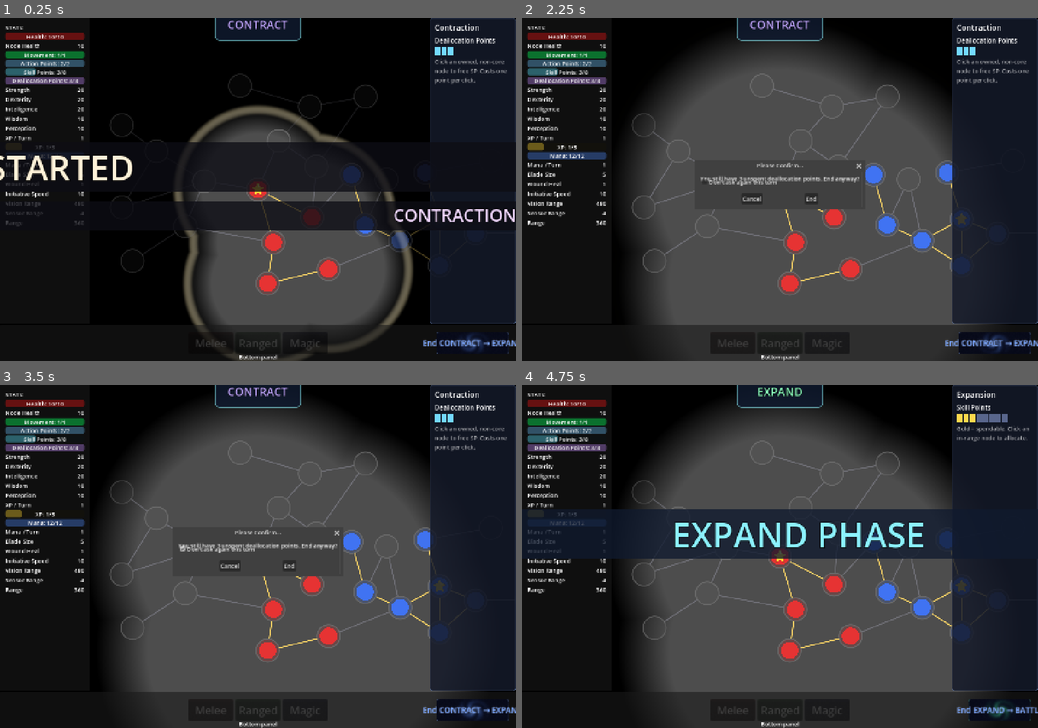
Above: before the commit, frames 1-4 (two rows, left to right).
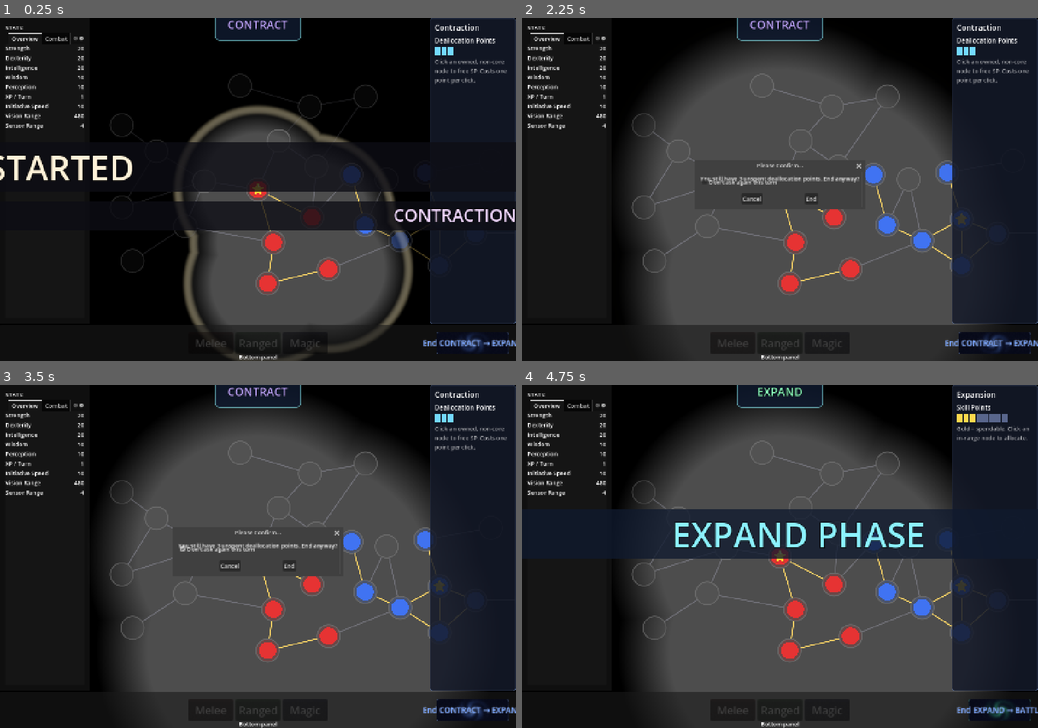
Above: after the commit, the same moments.

Repository: Koaieus/skill-tree-of-life
Game: Godot game, scene res://scenes/dev_sandbox.tscn
Two runs of this game, one before a commit and one after it. Both use one fixed random seed, a clock stepped at 60 frames per second and the inputs below.
Inputs (mouse positions are in pixels of both pictures, inside the frame that each line leads up to):
- Up to frame 1 (0.25 s): no input
- Up to frame 2 (2.25 s): tap Enter at 0.5 s; drag from (780, 189) to (831, 107) at 0.52 s; click "Don't ask again this turn" at 1.25 s; click "Don't ask again this turn" at 2 s
- Up to frame 3 (3.5 s): click "Don't ask again this turn" at 2.75 s
- Up to frame 4 (4.75 s): click "End CONTRACT → EXPAND" at 3.5 s; click "End" at 4.25 s

The runs differ from the first frame. In frame 1, 2.5% of the frame differs, in the area x 0-17%, y 4-61%; in frame 2, 3.1%; in frame 3, 3.1%; in frame 4, 2.7%.

Commit message:
feat(ui): tabbed stats panel (Overview/Combat/Magic/Defense/Pools/Misc/All)
StatsPanel now builds a TabContainer with one VBox per category.
Each stat appears in its category tab AND in the "All" tab (the
flat layout preserved as escape hatch). Empty tabs are hidden so
boards with no Magic stats, say, don't sprout a blank tab.

Category mapping is an in-script Dictionary (stat-id → tab) to
avoid touching every .tres. Promote to a `StatDef.category` field
when the map outgrows readable bounds.

HIDDEN stats stay hidden in every tab. Refresh now walks all
row instances per stat-id since the same stat renders in both
its category tab and the All tab.

Closes #32

Co-Authored-By: Claude Opus 4.7 <noreply@anthropic.com>

Diff:
--- a/ui/stats_panel.gd
+++ b/ui/stats_panel.gd
@@ -3,13 +3,74 @@
 extends VBoxContainer
 
 ## Read-only stats column. Set `board` (or rebind it) and the panel populates
-## one row per visible stat, refreshing on each stat's value_changed.
+## one row per visible stat per tab, refreshing on each stat's value_changed.
 ##
 ## What renders and in what order is driven entirely by StatDef metadata —
 ## `display_type` picks the widget (BASIC / PROGRESS, others reserved or
 ## HIDDEN) and `display_order` sorts the column. Adding a stat is a one-file
 ## change: drop a .tres in stats_system/defs/, set its order and type, and
 ## the panel picks it up the next time the board is bound.
+##
+## Tabs (per #32) group stats by category. Category comes from the optional
+## in-script `_CATEGORY` map (stat id → category name); anything unmapped
+## lands in the catch-all "Misc" tab. "All" mirrors the flat layout.
+
+const _TAB_ALL: StringName = &"all"
+const _TAB_OVERVIEW: StringName = &"overview"
+const _TAB_COMBAT: StringName = &"combat"
+const _TAB_MAGIC: StringName = &"magic"
+const _TAB_DEFENSE: StringName = &"defense"
+const _TAB_POOLS: StringName = &"pools"
+const _TAB_MISC: StringName = &"misc"
+
+const _TAB_TITLES: Dictionary[StringName, String] = {
+	_TAB_OVERVIEW: "Overview",
+	_TAB_COMBAT: "Combat",
+	_TAB_MAGIC: "Magic",
+	_TAB_DEFENSE: "Defense",
+	_TAB_POOLS: "Pools",
+	_TAB_MISC: "Misc",
+	_TAB_ALL: "All",
+}
+
+# Stat-id → category. Anything not listed falls into _TAB_MISC. Update here
+# when adding a new stat — kept in-script so .tres files don't sprout an
+# extra field. Promote to `StatDef.category` if the map grows unwieldy.
+const _CATEGORY: Dictionary[StringName, StringName] = {
+	&"strength": _TAB_OVERVIEW,
+	&"dexterity": _TAB_OVERVIEW,
+	&"intelligence": _TAB_OVERVIEW,
+	&"wisdom": _TAB_OVERVIEW,
+	&"perception": _TAB_OVERVIEW,
+	&"initiative_speed": _TAB_OVERVIEW,
+	&"xp_per_turn": _TAB_OVERVIEW,
+	&"vision_range": _TAB_OVERVIEW,
+	&"sensor_range": _TAB_OVERVIEW,
+
+	&"action_points": _TAB_COMBAT,
+	&"blade_size": _TAB_COMBAT,
+	&"range": _TAB_COMBAT,
+
+	&"mana": _TAB_MAGIC,
+	&"mana_per_turn": _TAB_MAGIC,
+	&"spell_range": _TAB_MAGIC,
+
+	&"health": _TAB_DEFENSE,
+	&"node_health": _TAB_DEFENSE,
+	&"armor": _TAB_DEFENSE,
+	&"min_damage_taken": _TAB_DEFENSE,
+	&"wound_heal_per_turn": _TAB_DEFENSE,
+
+	&"xp": _TAB_POOLS,
+	&"skill_points": _TAB_POOLS,
+	&"deallocation_points": _TAB_POOLS,
+	&"movement_points": _TAB_POOLS,
+}
+
+# Order tabs appear in the bar.
+const _TAB_ORDER: Array[StringName] = [
+	_TAB_OVERVIEW, _TAB_COMBAT, _TAB_MAGIC, _TAB_DEFENSE, _TAB_POOLS, _TAB_MISC, _TAB_ALL,
+]
 
 @export var board: StatBoard:
 	set(value):
@@ -18,7 +79,10 @@
 		_connect_board()
 		_rebuild()
 
-var _rows: Dictionary[StringName, Control] = {}
+# stat id → list of row Controls (one per tab the stat appears in — typically
+# 2 entries: the category tab + the "All" tab). Refresh walks both.
+var _rows: Dictionary[StringName, Array] = {}
+var _tab_container: TabContainer = null
 
 
 func _ready() -> void:
@@ -31,18 +95,45 @@
 	for child in get_children():
 		child.queue_free()
 	_rows.clear()
+	_tab_container = null
 	if board == null:
 		return
+	_tab_container = TabContainer.new()
+	_tab_container.name = "Tabs"
+	_tab_container.size_flags_vertical = Control.SIZE_EXPAND_FILL
+	add_child(_tab_container)
+
+	var per_tab: Dictionary[StringName, VBoxContainer] = {}
+	for tab_id in _TAB_ORDER:
+		var vb := VBoxContainer.new()
+		vb.name = _TAB_TITLES.get(tab_id, String(tab_id))
+		_tab_container.add_child(vb)
+		per_tab[tab_id] = vb
+
 	var defs := _collect_visible_defs()
 	defs.sort_custom(func(a, b): return a.display_order < b.display_order)
 	for def in defs:
-		var row := _build_row(def)
-		if row == null:
-			continue
-		row.name = String(def.id)
-		add_child(row)
-		_rows[def.id] = row
+		var cat: StringName = _CATEGORY.get(def.id, _TAB_MISC)
+		_add_row_to_tab(def, per_tab[cat])
+		_add_row_to_tab(def, per_tab[_TAB_ALL])
 		_refresh(def.id)
+
+	# Hide tabs with no rows — empty tabs are clutter.
+	for tab_id in _TAB_ORDER:
+		var vb := per_tab[tab_id]
+		if vb.get_child_count() == 0:
+			vb.queue_free()
+
+
+func _add_row_to_tab(def: StatDef, tab_vb: VBoxContainer) -> void:
+	var row := _build_row(def)
+	if row == null:
+		return
+	row.name = String(def.id)
+	tab_vb.add_child(row)
+	var bucket: Array = _rows.get(def.id, [])
+	bucket.append(row)
+	_rows[def.id] = bucket
 
 
 func _collect_visible_defs() -> Array[StatDef]:
@@ -85,8 +176,8 @@
 # --- Refresh ----------------------------------------------------------------
 
 func _refresh(id: StringName) -> void:
-	var row: Control = _rows.get(id)
-	if row == null or board == null:
+	var rows: Array = _rows.get(id, [])
+	if rows.is_empty() or board == null:
 		return
 	var stat := board.get_stat(id)
 	if stat == null:
@@ -94,18 +185,21 @@
 	var def := stat.definition
 	var stat_name: String = def.display_name if def != null else String(id)
 	var tint: Color = def.tint_color if def != null else Color.WHITE
-	if row is LabeledProgressBar and stat is PoolStat:
-		var pool := stat as PoolStat
-		var cap := float(pool.value)
-		var text := "%s: %d/%d" % [stat_name, int(pool.current), int(cap)]
-		(row as LabeledProgressBar).set_values(text, float(pool.current), cap, tint)
-	elif row is HBoxContainer:
-		var name_label: Label = row.get_node_or_null("Name")
-		var value_label: Label = row.get_node_or_null("Value")
-		if name_label != null:
-			name_label.text = stat_name
-		if value_label != null:
-			value_label.text = "%d" % int(stat.value)
+	for row in rows:
+		if not is_instance_valid(row):
+			continue
+		if row is LabeledProgressBar and stat is PoolStat:
+			var pool := stat as PoolStat
+			var cap := float(pool.value)
+			var text := "%s: %d/%d" % [stat_name, int(pool.current), int(cap)]
+			(row as LabeledProgressBar).set_values(text, float(pool.current), cap, tint)
+		elif row is HBoxContainer:
+			var name_label: Label = row.get_node_or_null("Name")
+			var value_label: Label = row.get_node_or_null("Value")
+			if name_label != null:
+				name_label.text = stat_name
+			if value_label != null:
+				value_label.text = "%d" % int(stat.value)
 
 
 # --- Signal wiring ----------------------------------------------------------
